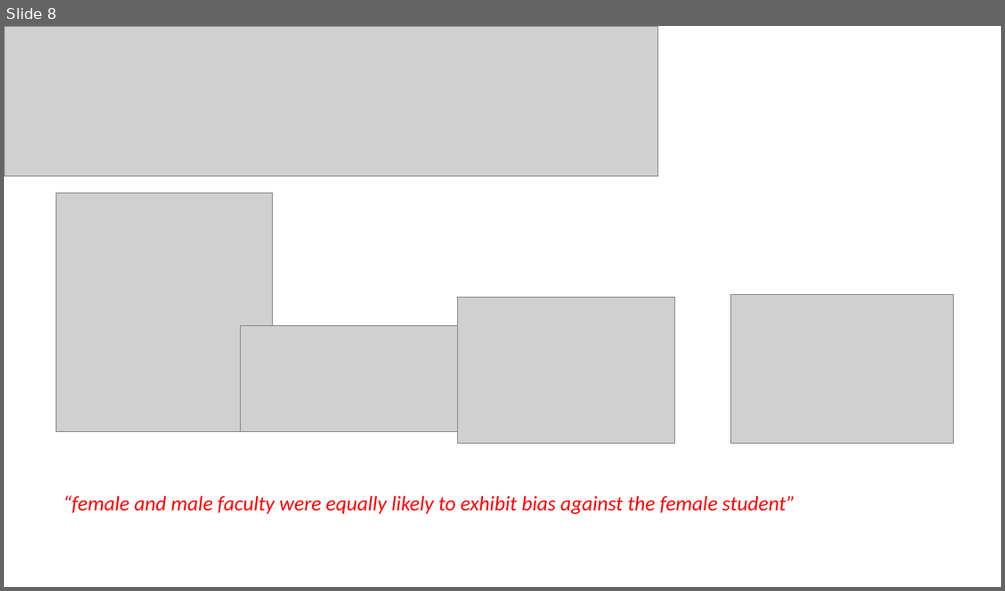
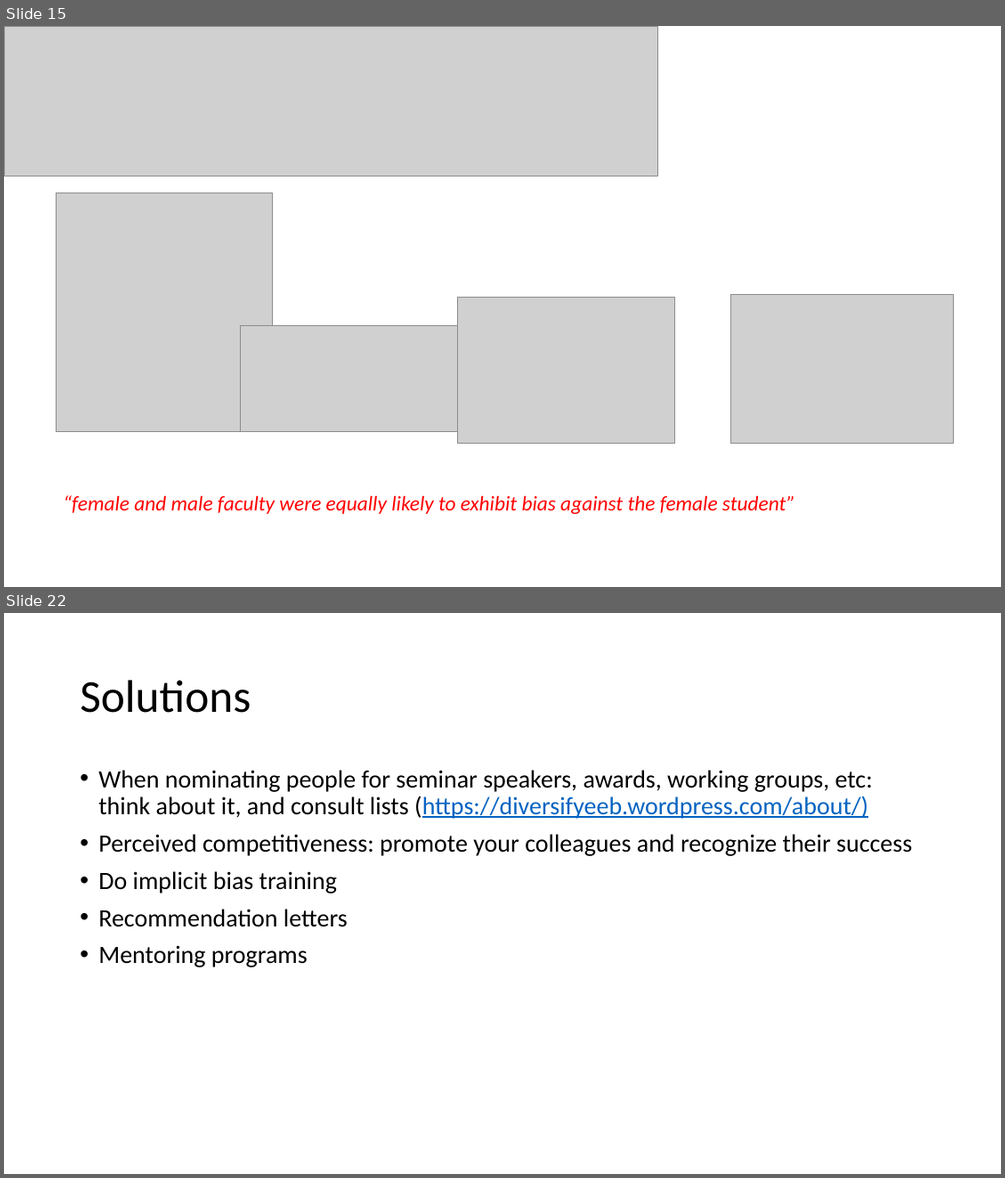
Before and after one commit to JoeyBernhardt/GRC-power-hour, a slide deck: presentations/GRC-power-hour.pptx. Shown one above the other, each under a label of ours: slide 8 before the commit, slides 15 and 22 after it; the slides between them are not shown. The pictures are 1005x591 and 1005x1178 pixels, drawn with LibreOffice and Linux fonts; fonts in the diff are those of the drawing; grey boxes stand for pictures. Boxes give left, top, right and bottom in pixels: in the first picture for what was removed or moved away, otherwise in the second. Text is boxed around its words. In the diff, an @@ line names an element or a change of style, - is before the commit and + after.

```diff
--- a/presentations/GRC-power-hour.pptx
+++ b/presentations/GRC-power-hour.pptx
@@ slide 22 added at [4,613,1001,1174], background #FFFFFF @@
@@ title added at [80,680,251,713], 44 pt, text #000000 @@
+Solutions
@@ text added at [98,770,912,967], 24 pt, text #000000 @@
+  • When nominating people for seminar speakers, awards, working groups, etc: think about it, and consult lists (https://diversifyeeb.wordpress.com/about/)
+  • Perceived competitiveness: promote your colleagues and recognize their success
+  • Do implicit bias training
+  • Recommendation letters
+  • Mentoring programs
@@ what was slide 8 is now slide 15 @@
```
Also in this commit, not shown: 4 slides changed, 18 other slides added, 3 other files.
